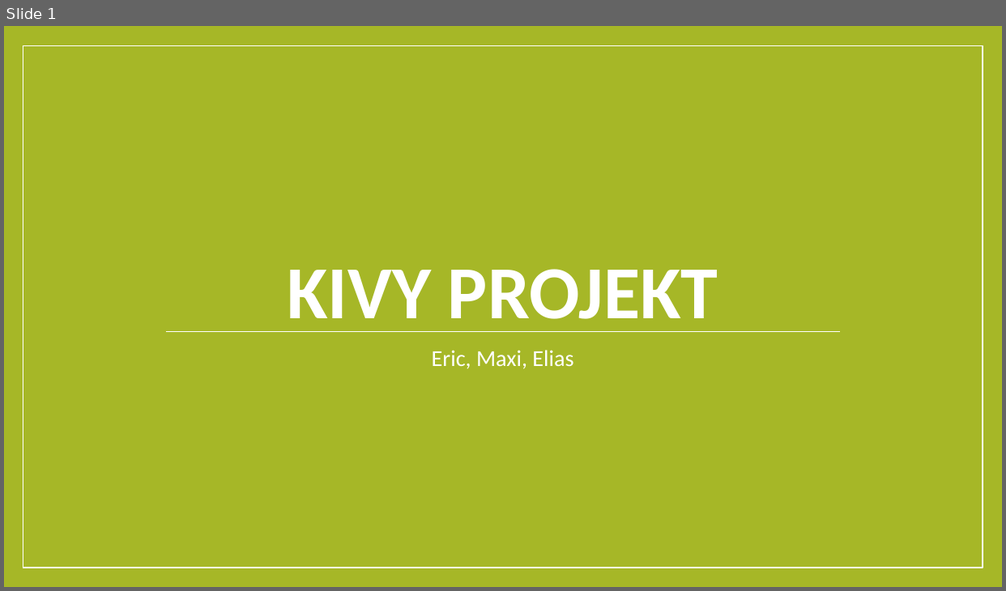
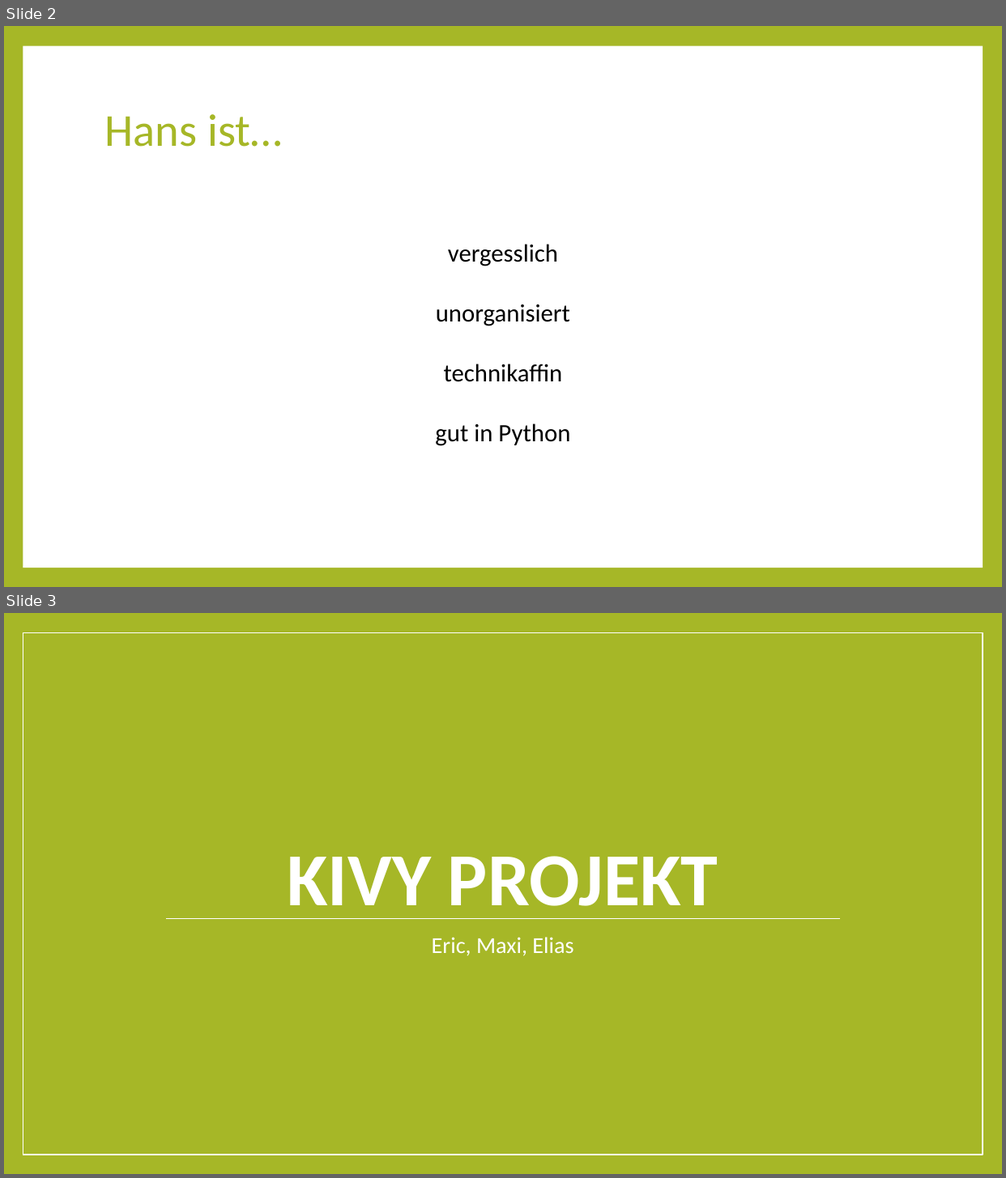
Before and after one commit to errorsHurt/KivyTodoList, a slide deck: dokumentation/Kivy Präsi.pptx. Shown one above the other, each under a label of ours: slide 1 before the commit, slides 2 and 3 after it. The pictures are 1006x591 and 1006x1178 pixels, drawn with LibreOffice and Linux fonts; fonts in the diff are those of the drawing. Boxes give left, top, right and bottom in pixels: in the first picture for what was removed or moved away, otherwise in the second. Text is boxed around its words. In the diff, an @@ line names an element or a change of style, - is before the commit and + after.

```diff
--- a/dokumentation/Kivy Präsi.pptx
+++ b/dokumentation/Kivy Präsi.pptx
@@ slide 2 added at bbox=[4, 26, 1002, 587], background #A6B727 @@
@@ rectangle added at bbox=[23, 46, 982, 568], fill #FFFFFF @@
@@ title added at bbox=[105, 114, 282, 147], 44 pt, text #A6B727 @@
+Hans ist…
@@ text added at bbox=[435, 244, 570, 446], 24 pt, text #000000 @@
+vergesslich
+unorganisiert
+technikaffin
+gut in Python
@@ what was slide 1 is now slide 3 @@
```
Also in this commit, not shown: 3 slides changed, 3 other slides added.
